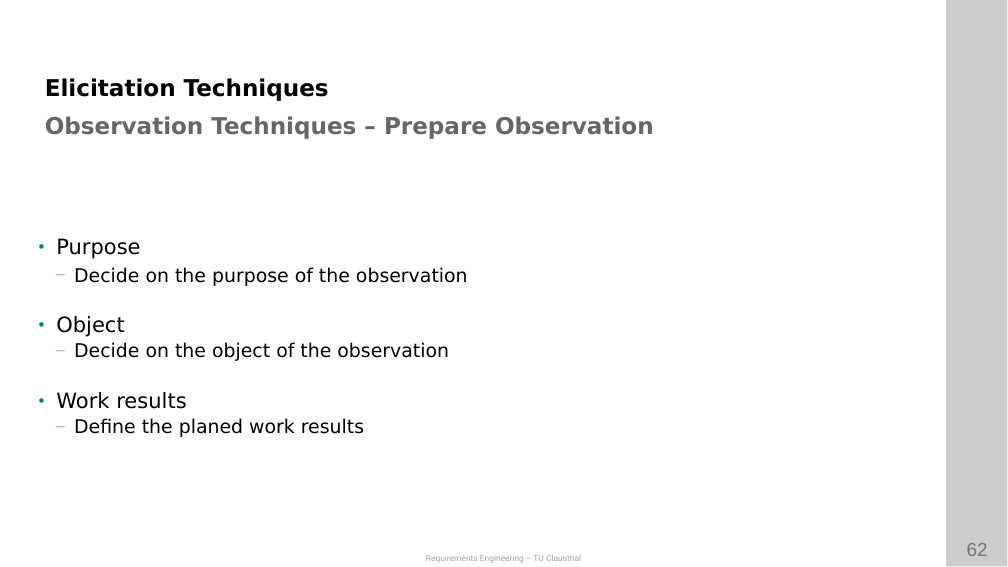
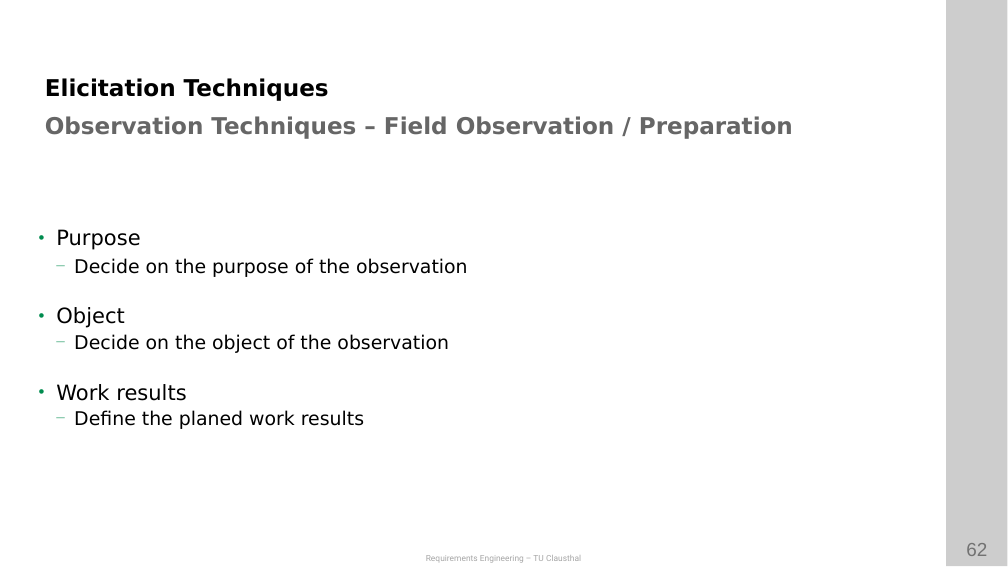
Before and after one commit to ETCE-LAB/teaching-material, a slide deck: slide 62 of Requirements-Engineering/RE-L03-Elicitation.pptx. Drawn at 1008x567 pixels with LibreOffice and Linux fonts; fonts in the diff are those of the drawing; background and template pictures are left out. Boxes give left, top, right and bottom in pixels: in the first picture for what was removed or moved away, otherwise in the second. Text is boxed around its words. In the diff, an @@ line names an element or a change of style, - is before the commit and + after.

Commit message:
Dropped Ethnographic observations to remove confusion with Apprenticing.

```diff
--- a/Requirements-Engineering/RE-L03-Elicitation.pptx
+++ b/Requirements-Engineering/RE-L03-Elicitation.pptx
@@ text "Purpose": place and size @@
-text "Purpose" at (56,238,468,437)
+text "Purpose" at (56,229,468,429)
@@ text at (45,116,793,139): text changed @@
-Observation Techniques – Prepare Observation
+Observation Techniques – Field Observation / Preparation
```
Also in this commit, not shown: 4 other slides changed, 1 other file.
